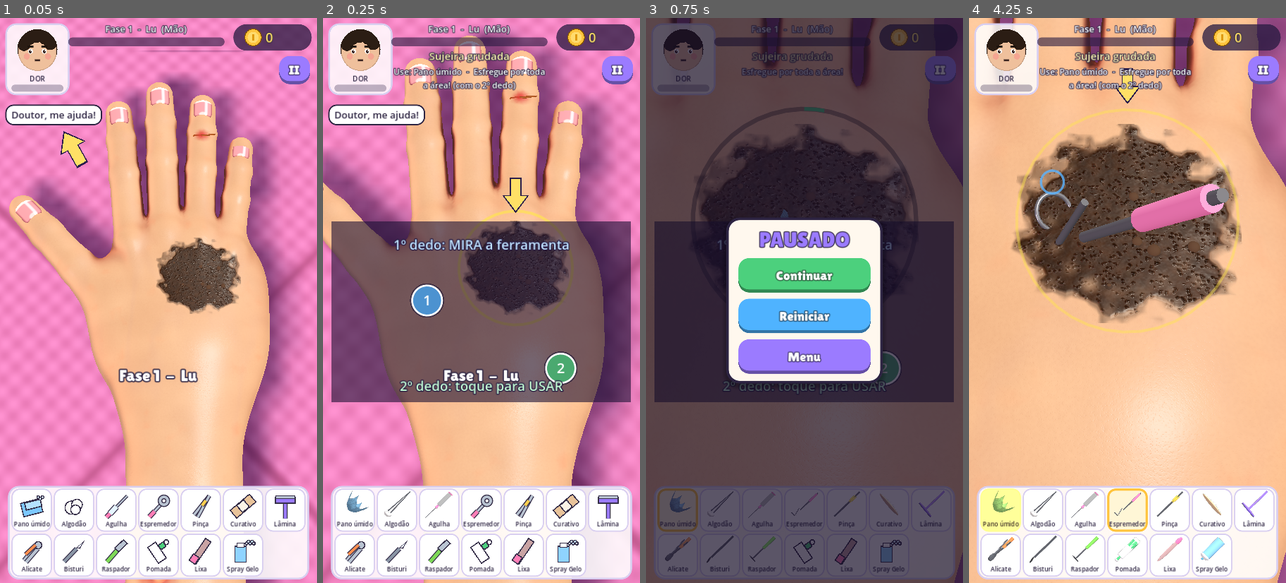
Above: before the commit, frames 1-4 (left to right).
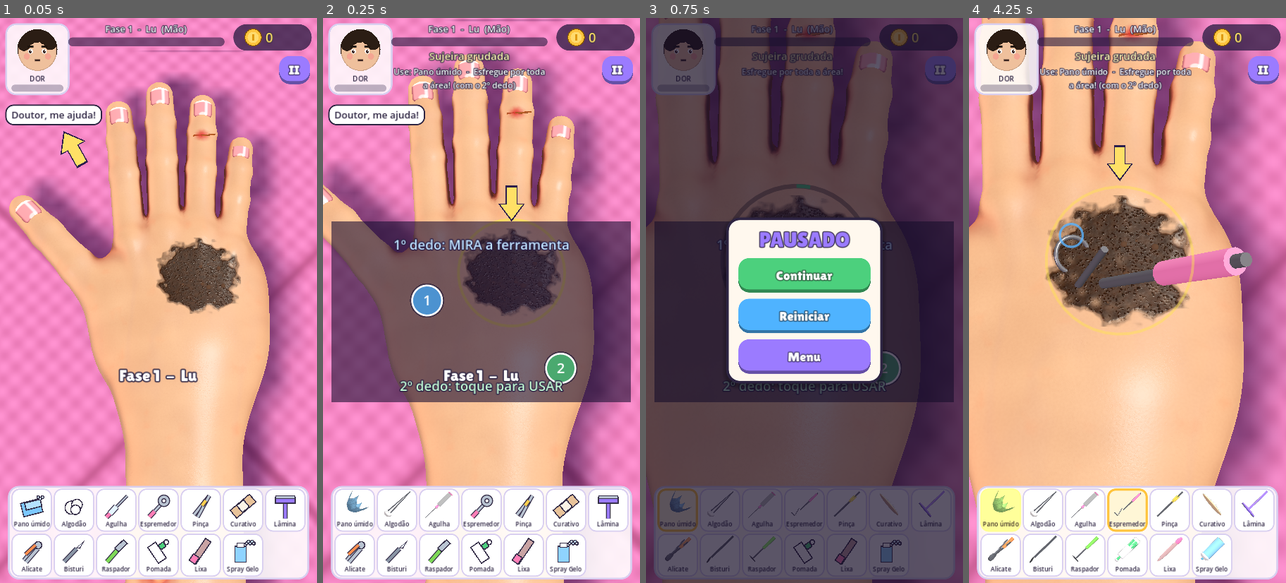
Above: after the commit, the same moments.

Repository: RenanSantosF/Game-Body-Care-ASMR
Game: Godot game, scene res://tests/test_runner.tscn
The game is run twice, just before and just after one commit, with the same random seed, the same clock (stepped at 60 frames per second) and the same inputs. This scene is started directly instead of the project's main scene.
Inputs:
- Up to frame 1 (0.05 s): no input
- Up to frame 2 (0.25 s): no input
- Up to frame 3 (0.75 s): click "II" at 0.5 s
- Up to frame 4 (4.25 s): click "Reiniciar" at 1.25 s; click "Algodão" at 2 s; click "Agulha" at 2.75 s; click "Espremedor" at 3.5 s

Frame 1 is identical in both runs. In frame 2, 13% of the frame differs, in the area x 0-100%, y 0-100%; in frame 3, 15%; in frame 4, 40%.
Error before the commit: Invalid access to property or key 'process_frame' on a base object of type 'null instance'. (res://tests/test_runner.gd:86)
Error after the commit: Invalid access to property or key 'process_frame' on a base object of type 'null instance'. (res://tests/test_runner.gd:87)

Commit message:
Corrige enquadramento: problema inteiro acima da barra de ferramentas
A câmera tinha um limite fixo em x que empurrava problemas da perna/braço
para baixo da barra, e a distância máxima era curta para problemas grandes.
Agora o enquadramento é calculado projetando o alvo na tela, com folga para
o dedo. Teste automático confere o enquadramento de todos os problemas.

Co-Authored-By: Claude Opus 5.5 <noreply@anthropic.com>
Claude-Session: https://claude.ai/code/session_018FqBizrxeCYspsa3TYxQyo

Diff:
--- a/scripts/game.gd
+++ b/scripts/game.gd
@@ -314,16 +314,47 @@
 		return
 	focus = p
 	wide = false
-	var target := p.center()
-	var d := clampf(0.6 + p.focus_radius() * 2.6, 0.92, 1.6)
-	# um pouco acima do centro da tela por causa da barra de ferramentas
-	var look := target - CAM_UP * d * 0.12
-	look.y = target.y
-	look.x = maxf(look.x, -2.2 + d * 0.62)
-	_move_cam(_cam_pos_for(look, d), look)
+	var fr := _frame_for(p.center(), p.focus_radius())
+	_move_cam(_cam_pos_for(fr[0], fr[1]), fr[0])
 	_update_labels()
 	for q in problems:
 		q.show_guide(q == p and q.tool() == selected)
+
+## Enquadra o alvo inteiro na área útil: abaixo do HUD e acima da barra de ferramentas,
+## com folga para o dedo (a ferramenta fica acima/esquerda dele). Retorna [look, dist].
+func _frame_for(target: Vector3, radius: float) -> Array:
+	var vr := get_viewport().get_visible_rect().size
+	var bar_top := vr.y * 0.82
+	if tool_bar and tool_bar.get_parent() is Control:
+		var br := (tool_bar.get_parent() as Control).get_global_rect()
+		if br.size.y > 1.0:
+			bar_top = br.position.y
+	var top := vr.y * 0.14
+	var bottom := maxf(top + vr.y * 0.3, bar_top + TOOL_OFFSET.y - 10.0)
+	var want := Vector2(vr.x * 0.5 + TOOL_OFFSET.x * 0.25, (top + bottom) * 0.5)
+	var max_r := minf(vr.x * 0.36, (bottom - top) * 0.5 * 0.9)
+	var d := clampf(0.6 + radius * 2.6, 0.92, WIDE_D * 0.8)
+	var look := target
+	var saved := cam.global_transform
+	for it in 6:
+		cam.global_position = _cam_pos_for(look, d)
+		cam.look_at(look, CAM_UP)
+		var c := cam.unproject_position(target)
+		var rp := c.distance_to(cam.unproject_position(target + cam.global_basis.x * radius))
+		if rp > max_r:
+			d = minf(d * rp / max_r * 1.03, WIDE_D * 0.8)
+		var a := _plane_hit(c, target.y)
+		var b := _plane_hit(want, target.y)
+		look += Vector3(a.x - b.x, 0.0, a.z - b.z)
+	cam.global_transform = saved
+	return [look, d]
+
+func _plane_hit(px: Vector2, y: float) -> Vector3:
+	var o := cam.project_ray_origin(px)
+	var dir := cam.project_ray_normal(px)
+	if absf(dir.y) < 0.001:
+		return o
+	return o + dir * ((y - o.y) / dir.y)
 
 func _go_wide() -> void:
 	_move_cam(_wide_pos(), Vector3(body.cam_center.x, 0, body.cam_center.z))
--- a/tests/test_runner.gd
+++ b/tests/test_runner.gd
@@ -50,6 +50,7 @@
 		game._focus_on(p)
 		await _wait(0.8)
 		game._select_tool(p.tool())
+		_check_frame(game, p)
 		if OS.get_environment("VERBOSE") != "":
 			print("   ", p.id, " etapa ", p.stage, " ", p.tool(), " mech ", p.mech(), " prog ", snappedf(p.progress, 0.01), " dor ", int(game.pain), " erros ", game.mistakes)
 		await solve(game, p)
@@ -134,3 +135,12 @@
 						break
 				await get_tree().process_frame
 	await _wait(0.2)
+
+## o problema tem que caber inteiro acima da barra de ferramentas (com folga do dedo)
+func _check_frame(game, p: Problem) -> void:
+	var vr: Vector2 = game.get_viewport().get_visible_rect().size
+	var c: Vector2 = game.cam.unproject_position(p.center())
+	var r: float = c.distance_to(game.cam.unproject_position(p.center() + game.cam.global_basis.x * p.focus_radius()))
+	var bar: float = (game.tool_bar.get_parent() as Control).get_global_rect().position.y
+	if c.y + r > bar - 100.0 or c.y - r < vr.y * 0.1 or c.x - r < -10.0 or c.x + r > vr.x + 10.0:
+		print("   ENQUADRAMENTO RUIM: ", p.id, " centro ", c, " raio ", int(r), " barra ", int(bar), " tela ", vr)
